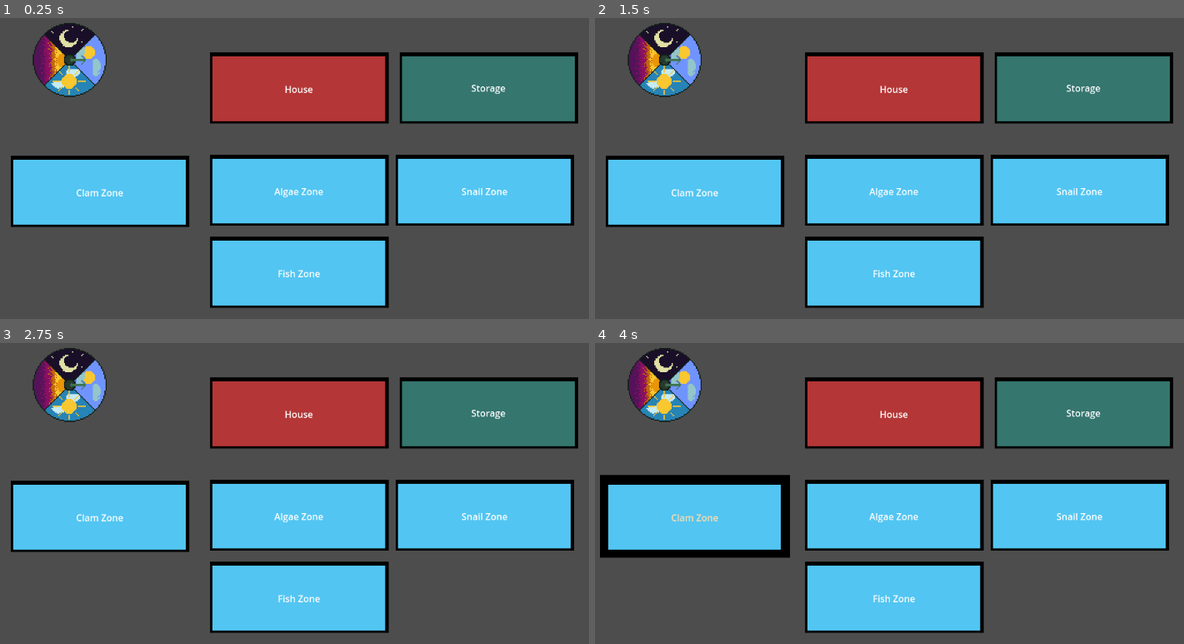
Above: before the commit, frames 1-4 (two rows, left to right).
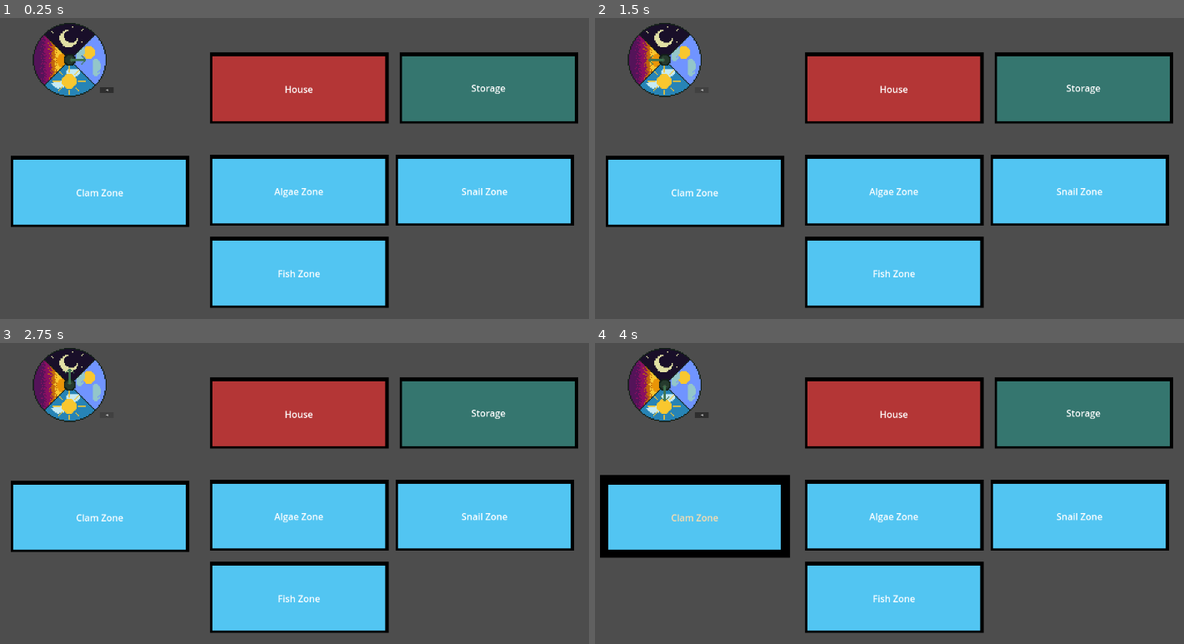
Above: after the commit, the same moments.

Repository: Fraper11/Mitten-Mayhem
Game: Godot game, scene res://Scenes/sample_scene_2d.tscn
The game is run twice, just before and just after one commit, with the same random seed, the same clock (stepped at 60 frames per second) and the same inputs.
Inputs (mouse positions are in pixels of both pictures, inside the frame that each line leads up to):
- Up to frame 1 (0.25 s): no input
- Up to frame 2 (1.5 s): click (701, 90) at 0.5 s, where only the run after the commit has a clickable "Skip"; click (701, 90) at 1.25 s, where only the run after the commit has a clickable "Skip"
- Up to frame 3 (2.75 s): click (106, 415) at 2 s, where only the run after the commit has a clickable "Skip"
- Up to frame 4 (4 s): tap Enter at 2.75 s; move the mouse to (895, 514) at 2.77 s; click (895, 514) at 2.92 s; tap Space at 3.5 s; move the mouse to (695, 517) at 3.52 s; click (695, 517) at 3.67 s

The runs differ from the first frame. In frame 1, less than 0.1% of the frame differs, in the area x 16-20%, y 22-25%; in frame 2, less than 0.1%; in frame 3, less than 0.1%; in frame 4, 0.1%, in the area x 11-20%, y 12-25%.

Commit message:
buttonchange

Diff:
--- a/Scenes/sample_scene_2d.tscn
+++ b/Scenes/sample_scene_2d.tscn
@@ -275,3 +275,10 @@
 visible = false
 position = Vector2(0, -70)
 texture = ExtResource("5_gr720")
+
+[node name="Button" type="Button" parent="timechange"]
+offset_left = 259.99997
+offset_top = 234.99997
+offset_right = 379.99997
+offset_bottom = 284.99997
+text = "Skip"
--- a/Scripts/timecontrol.gd
+++ b/Scripts/timecontrol.gd
@@ -28,4 +28,4 @@
 		skip()
 
 func _ready():
-	pass
+	$Button.pressed.connect(skip)
